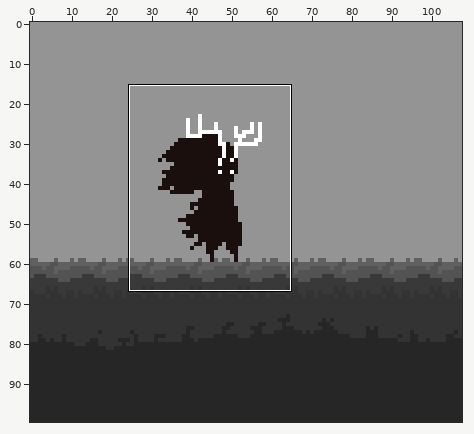
Two states of a pixel-art file, aseprite/Lukáš/OC_animations.aseprite. Above, an overview of the earlier version with the close-up marked.
Close-up. Before the commit:
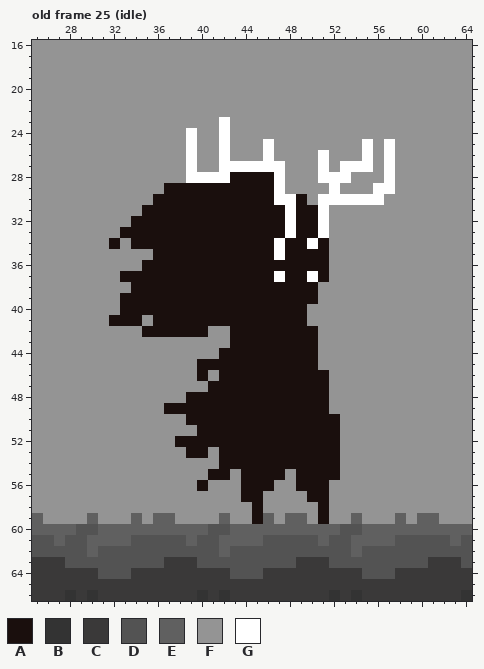
108x100 pixels, 51 frames. Colours within 5 levels of each other are drawn and written as one. Shown: old frame 25 (idle): x 25..64, y 16..66. The commit also changed other frames or places, which this record leaves out.
Visible layers, top first: "ground" darken, "full person", "background".
Palette (. is transparent): A #1a0f0d  B #333333  C #3a3939  D #535353  E #606060  F #949494  G #ffffff
Pixels before, old frame 25 (idle), first column x 25:
16 FFFFFFFFFFFFFFFFFFFFFFFFFFFFFFFFFFFFFFFF
17 FFFFFFFFFFFFFFFFFFFFFFFFFFFFFFFFFFFFFFFF
18 FFFFFFFFFFFFFFFFFFFFFFFFFFFFFFFFFFFFFFFF
19 FFFFFFFFFFFFFFFFFFFFFFFFFFFFFFFFFFFFFFFF
20 FFFFFFFFFFFFFFFFFFFFFFFFFFFFFFFFFFFFFFFF
21 FFFFFFFFFFFFFFFFFFFFFFFFFFFFFFFFFFFFFFFF
22 FFFFFFFFFFFFFFFFFFFFFFFFFFFFFFFFFFFFFFFF
23 FFFFFFFFFFFFFFFFFGFFFFFFFFFFFFFFFFFFFFFF
24 FFFFFFFFFFFFFFGFFGFFFFFFFFFFFFFFFFFFFFFF
25 FFFFFFFFFFFFFFGFFGFFFGFFFFFFFFGFGFFFFFFF
26 FFFFFFFFFFFFFFGFFGFFFGFFFFGFFFGFGFFFFFFF
27 FFFFFFFFFFFFFFGFFGGGGGGFFFGFGGGFGFFFFFFF
28 FFFFFFFFFFFFFFGGGGAAAAGFFFGGGFFFGFFFFFFF
29 FFFFFFFFFFFFAAAAAAAAAAGFFFFGFFFGGFFFFFFF
30 FFFFFFFFFFFAAAAAAAAAAAGGAFGGGGGGFFFFFFFF
31 FFFFFFFFFFAAAAAAAAAAAAAGAAGFFFFFFFFFFFFF
32 FFFFFFFFFAAAAAAAAAAAAAAGAAGFFFFFFFFFFFFF
33 FFFFFFFFAAAAAAAAAAAAAAAGAAGFFFFFFFFFFFFF
34 FFFFFFFAFAAAAAAAAAAAAAGAAGAFFFFFFFFFFFFF
35 FFFFFFFFFFFAAAAAAAAAAAGAAAAFFFFFFFFFFFFF
36 FFFFFFFFFFAAAAAAAAAAAAAAAAAFFFFFFFFFFFFF
37 FFFFFFFFAAAAAAAAAAAAAAGAAGAFFFFFFFFFFFFF
38 FFFFFFFFFAAAAAAAAAAAAAAAAAFFFFFFFFFFFFFF
39 FFFFFFFFAAAAAAAAAAAAAAAAAAFFFFFFFFFFFFFF
40 FFFFFFFFAAAAAAAAAAAAAAAAAFFFFFFFFFFFFFFF
41 FFFFFFFAAAFAAAAAAAAAAAAAAFFFFFFFFFFFFFFF
42 FFFFFFFFFFAAAAAAFFAAAAAAAAFFFFFFFFFFFFFF
43 FFFFFFFFFFFFFFFFFFAAAAAAAAFFFFFFFFFFFFFF
44 FFFFFFFFFFFFFFFFFAAAAAAAAAFFFFFFFFFFFFFF
45 FFFFFFFFFFFFFFFAAAAAAAAAAAFFFFFFFFFFFFFF
46 FFFFFFFFFFFFFFFAFAAAAAAAAAAFFFFFFFFFFFFF
47 FFFFFFFFFFFFFFFFAAAAAAAAAAAFFFFFFFFFFFFF
48 FFFFFFFFFFFFFFAAAAAAAAAAAAAFFFFFFFFFFFFF
49 FFFFFFFFFFFFAAAAAAAAAAAAAAAFFFFFFFFFFFFF
50 FFFFFFFFFFFFFFAAAAAAAAAAAAAAFFFFFFFFFFFF
51 FFFFFFFFFFFFFFFAAAAAAAAAAAAAFFFFFFFFFFFF
52 FFFFFFFFFFFFFAAAAAAAAAAAAAAAFFFFFFFFFFFF
53 FFFFFFFFFFFFFFAAFAAAAAAAAAAAFFFFFFFFFFFF
54 FFFFFFFFFFFFFFFFFAAAAAAAAAAAFFFFFFFFFFFF
55 FFFFFFFFFFFFFFFFAAFAAAAFAAAAFFFFFFFFFFFF
56 FFFFFFFFFFFFFFFAFFFAAAFFAAAFFFFFFFFFFFFF
57 FFFFFFFFFFFFFFFFFFFAAFFFFAAFFFFFFFFFFFFF
58 FFFFFFFFFFFFFFFFFFFFAFFFFFAFFFFFFFFFFFFF
59 EFFFFEFFFEFEEFFFFEFFAEFEEFAFFEFFFEFEEFFF
60 EEEEDDEEEEEEEEEEDDEEEEEEEEEEDDEEEEEEEEEE
61 DDEDDEEEEDDDDDEDDEEEEDDDDDEDDEEEEDDDDDED
62 DDDDDEDDDDDDDDDDDEDDDDDDDDDDDEDDDDDDDDDD
63 CCCDDDDDDDDDCCCDDDDDDDDDCCCDDDDDDDDDCCCD
64 CCCCCCDDDCCCCCCCCCDDDCCCCCCCCCDDDCCCCCCC
65 CCCCCCCCCCCCCCCCCCCCCCCCCCCCCCCCCCCCCCCC
66 CCCBCBCCCCCCCCCBCBCCCCCCCCCBCBCCCCCCCCCB
New version:
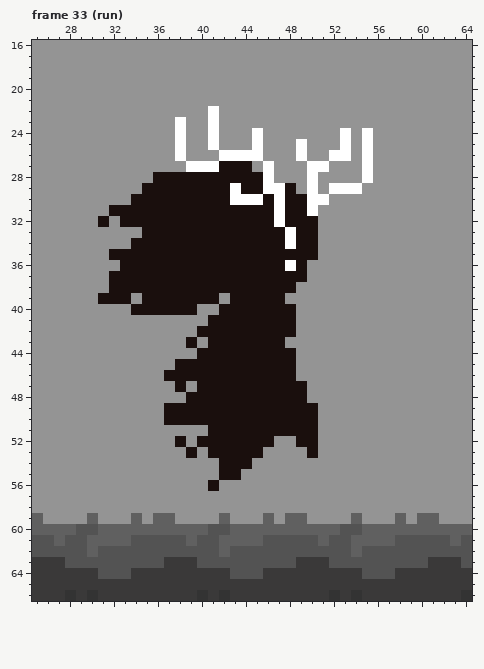
A new or re-ordered frame is compared with the old frame closest to it.
Commit message: přidán shadow run (vlasy na dodělání)
Changes in this commit:
frames re-ordered
Frame 33 (run) against old frame 25 (idle), layer "full person":
Colour F gives way to colour A in row 28 at x 36 to 38; in row 29 at x 35 to 36 and 48; in row 30 at x 34 to 35; in row 31 at x 32 to 34; in row 32 at x 31 and 33; in row 35 at x 32 to 35.
Colour F gives way to colour A in row 36 at x 33 to 34; in row 37 at x 32; in row 38 at x 32 to 33; in row 39 at x 31 to 32; in row 42 at x 41 to 42; in row 43 at x 39 and 41 to 42.
Colour F gives way to colour A in row 44 at x 40 to 41; in row 45 at x 38 to 39; in row 46 at x 37 to 39 and 41; in row 47 at x 38 and 40; in row 50 at x 37 to 38; in row 53 at x 41.
Colour F gives way to colour A in row 55 at x 43; in row 56 at x 41.
Colour G gives way to colour A in row 27 at x 42 to 44; in row 28 at x 39 to 42; in rows 30 to 32 at x 48; in row 34 at x 47 and 50; in row 35 at x 47; in row 37 at x 47.
Colour A gives way to colour F in row 33 at x 33 to 34; in row 34 at x 32 and 51; in row 35 at x 51; in row 36 at x 50 to 51; in row 37 at x 51; in row 38 at x 49 to 50.
Colour A gives way to colour F in row 39 at x 34, 42 and 48 to 50; in row 40 at x 33, 40 to 41 and 49; in row 41 at x 32 to 34, 36 to 40 and 49; in row 42 at x 35 to 39 and 49 to 50; in row 43 at x 48 to 50; in rows 44 to 45 at x 49 to 50.
Colour A gives way to colour F in row 46 at x 49 to 51; in rows 47 to 48 at x 50 to 51; in row 49 at x 51; in row 50 at x 51 to 52; in row 51 at x 40 and 51 to 52; in row 52 at x 39, 47 to 48 and 51 to 52.
Colour A gives way to colour F in row 53 at x 40, 46 to 49 and 51 to 52; in row 54 at x 45 to 52; in row 55 at x 41, 44 to 47 and 49 to 52; in row 56 at x 40, 44 to 46 and 49 to 51; in row 57 at x 44 to 45 and 50 to 51; in rows 58 to 59 at x 45 and 51.
Colour G gives way to colour F in row 23 at x 42; in row 24 at x 39 and 42; in row 25 at x 39, 42, 46 and 57; in row 26 at x 39, 46, 51 and 57; in row 27 at x 45, 47, 53 to 54 and 57; in row 28 at x 47, 51 to 53 and 57.
Colour G gives way to colour F in row 29 at x 56 to 57; in row 30 at x 52 to 56; in rows 31 to 33 at x 51; in row 37 at x 50.
Colour A gives way to colour G in row 28 at x 46; in row 29 at x 43 and 46; in row 30 at x 43 to 45; in row 31 at x 47 and 50; in row 32 at x 47; in row 34 at x 48.
Colour A gives way to colour G in row 36 at x 48.
Colour F gives way to colour G in row 22 at x 41; in row 23 at x 38 and 41; in row 24 at x 38, 41, 45, 53 and 55; in row 25 at x 38, 41, 45, 49 and 53; in row 26 at x 38, 43 to 45, 49 and 52 to 53; in row 27 at x 40 to 41 and 50.
Colour F gives way to colour G in row 28 at x 50 and 55; in row 29 at x 50 and 53 to 54; in row 30 at x 50.
